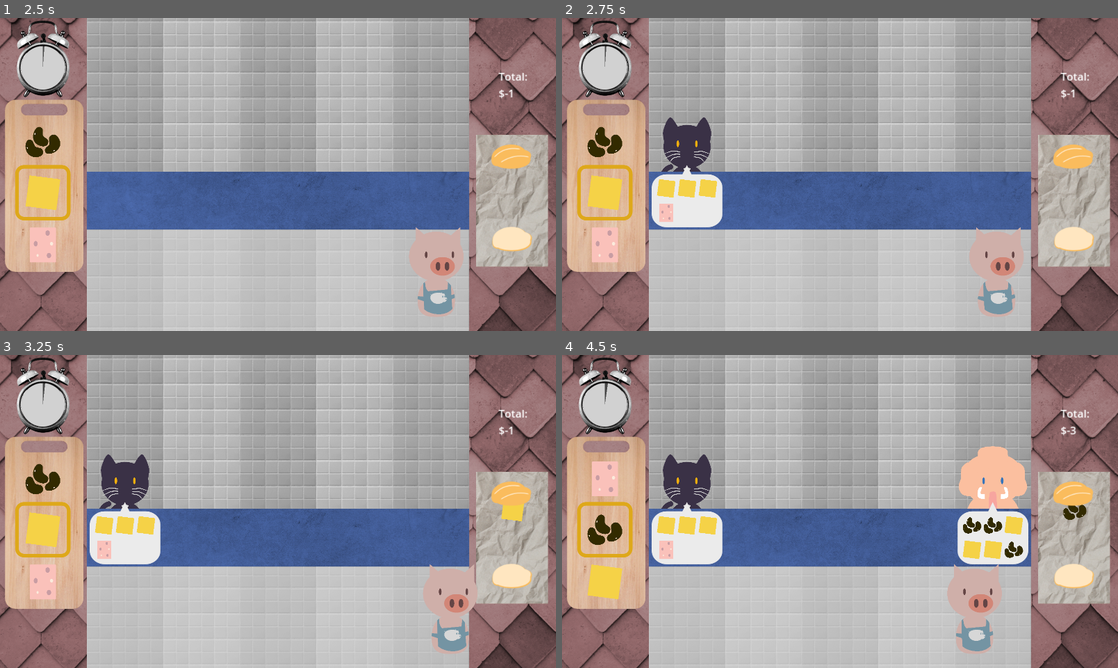
Above: before the commit, frames 1-4 (two rows, left to right).
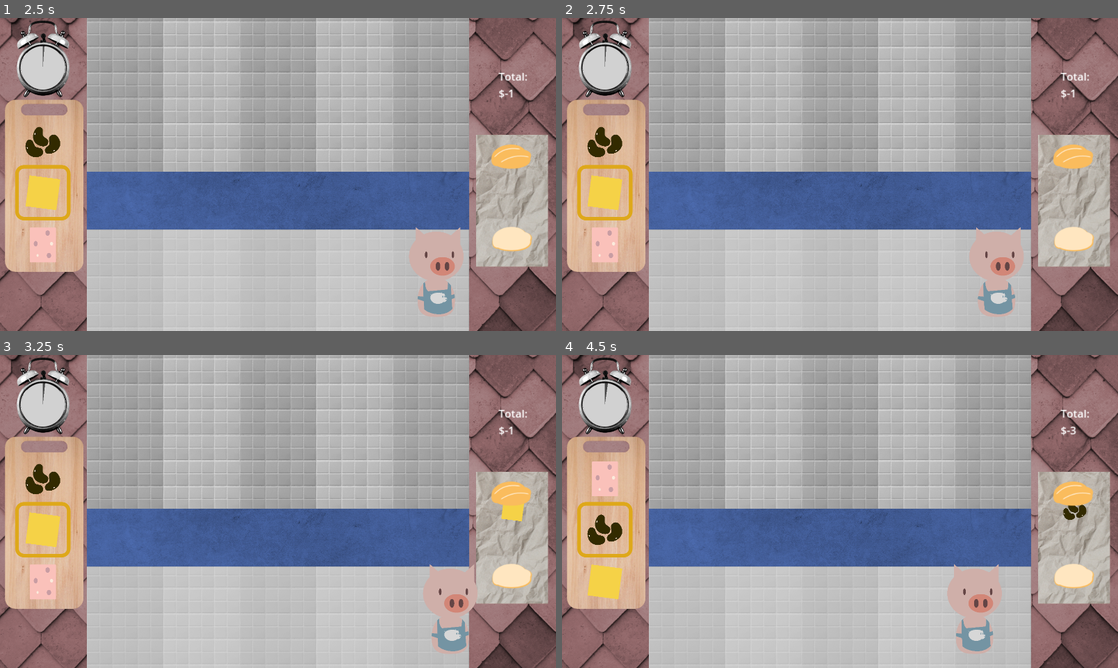
Above: after the commit, the same moments.

Repository: supersweet-dev/dos-de-milanesa
Game: Godot game, scene res://scenes/screens/main_menu.tscn
Two runs of this game, one before a commit and one after it. Both use one fixed random seed, a clock stepped at 60 frames per second and the inputs below.
Inputs:
- Up to frame 1 (2.5 s): click "ABRIR EL CHANGARRO" at 0.5 s; tap Enter at 1.25 s; hold Right (move_right) 1.28-2.03 s; tap Space (ingredients_add) at 1.35 s; hold S (ingredients_down) from 2.03 s (still down); tap Up (serve_order) at 2.1 s
- Up to frame 2 (2.75 s): keep holding S (ingredients_down)
- Up to frame 3 (3.25 s): release S (ingredients_down) at 2.78 s; hold Right (move_right) from 2.78 s (still down); tap Space (ingredients_add) at 2.85 s
- Up to frame 4 (4.5 s): tap Space (ingredients_add) at 3.5, 4.35 s; release Right (move_right) at 3.53 s; hold W (ingredients_up) 3.53-4.28 s; tap Up (serve_order) at 3.6 s; tap Enter at 4.25 s; hold Left (move_left) from 4.28 s (still down)

Frame 1 is identical in both runs. In frame 2, 3.3% of the frame differs, in the area x 16-29%, y 31-67%; in frame 3, 3.3%; in frame 4, 7.2%, in the area x 16-84%, y 29-67%.

Commit message:
Tuning spawn values

Diff:
--- a/scripts/globals.gd
+++ b/scripts/globals.gd
@@ -4,7 +4,7 @@
 @export var LANE_TOTAL: int = 5
 @export var CLIENT_SPAWN_AREA_Y: int = 620
 @export var MAX_CLIENTS_PER_LANE: int = 3
-@export var SPAWN_INTERVAL: int = 8
+@export var SPAWN_INTERVAL: int = 6
 @export var SPAWN_VARIATION: int = 2
 @export var TIME_LIMIT: int = 180
 @export var MAX_SPEED: float = 1400.0
--- a/scripts/queue-system.gd
+++ b/scripts/queue-system.gd
@@ -207,19 +207,18 @@
 	var time_remaining_ratio = game_timer.time_left / TIME_LIMIT
 	var spawn_interval: float
 	var spawn_variation: float
-
-	if time_remaining_ratio <= TIME_LIMIT * 0.25:
-		spawn_interval = Globals.SPAWN_INTERVAL * 0.25
-		spawn_variation = Globals.SPAWN_VARIATION * 0.25
-	elif time_remaining_ratio <= TIME_LIMIT * 0.5:
+	if time_remaining_ratio <= 0.35:
+		spawn_interval = Globals.SPAWN_INTERVAL * 0.2
+		spawn_variation = Globals.SPAWN_VARIATION * 0.2
+	elif time_remaining_ratio <= 0.85:
 		spawn_interval = Globals.SPAWN_INTERVAL * 0.5
 		spawn_variation = Globals.SPAWN_VARIATION * 0.5
 	else:
 		spawn_interval = Globals.SPAWN_INTERVAL
 		spawn_variation = Globals.SPAWN_VARIATION
-
 	# Schedule next spawn with random variation
-	await get_tree().create_timer(randf_range(spawn_interval - spawn_variation, spawn_interval + spawn_variation)).timeout
+	var spawn_wait = spawn_interval + randf_range(-spawn_variation, spawn_variation)
+	await get_tree().create_timer(spawn_wait).timeout
 	_spawn_client()
 # Modified to handle dismissing any client from any position in the queue
 func dismiss_client_from_lane(lane: int, index: int):
